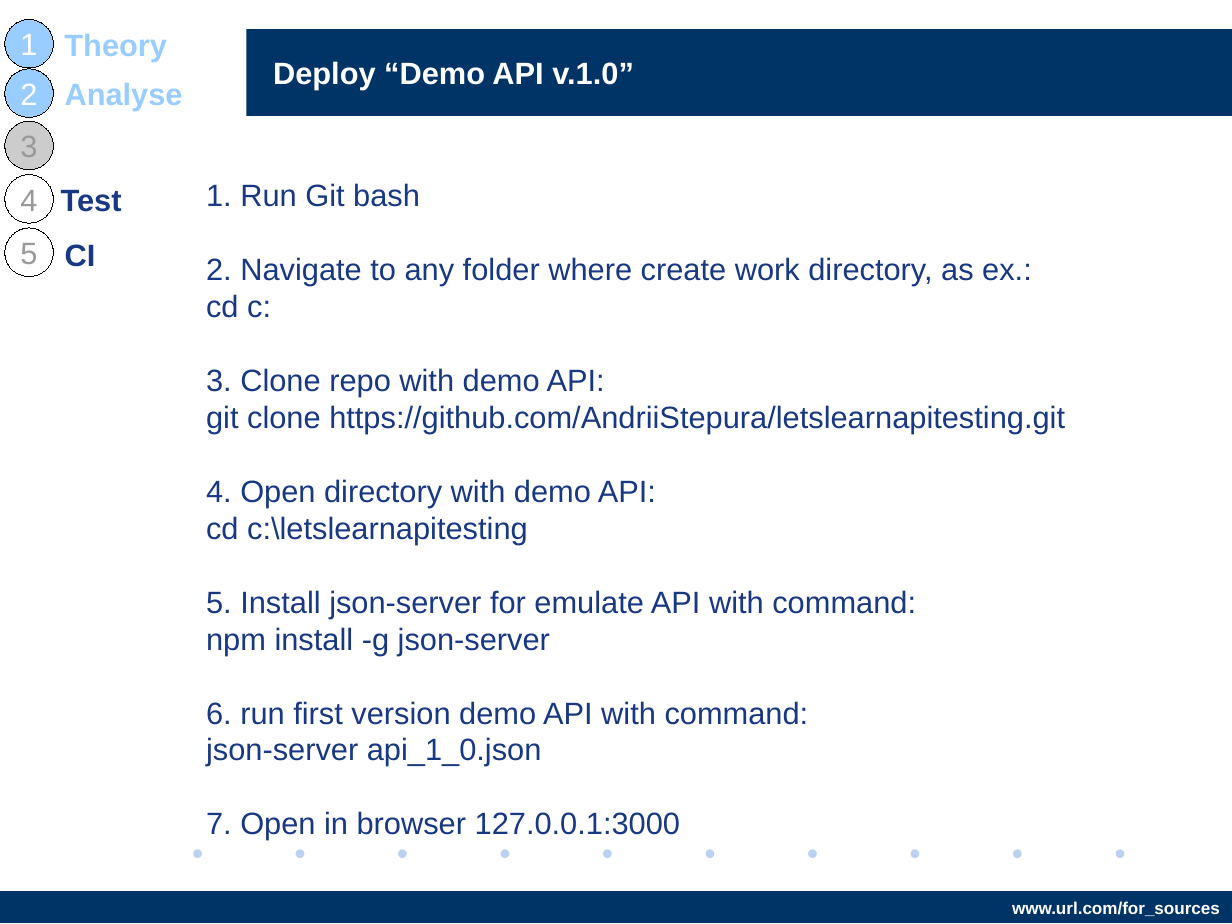
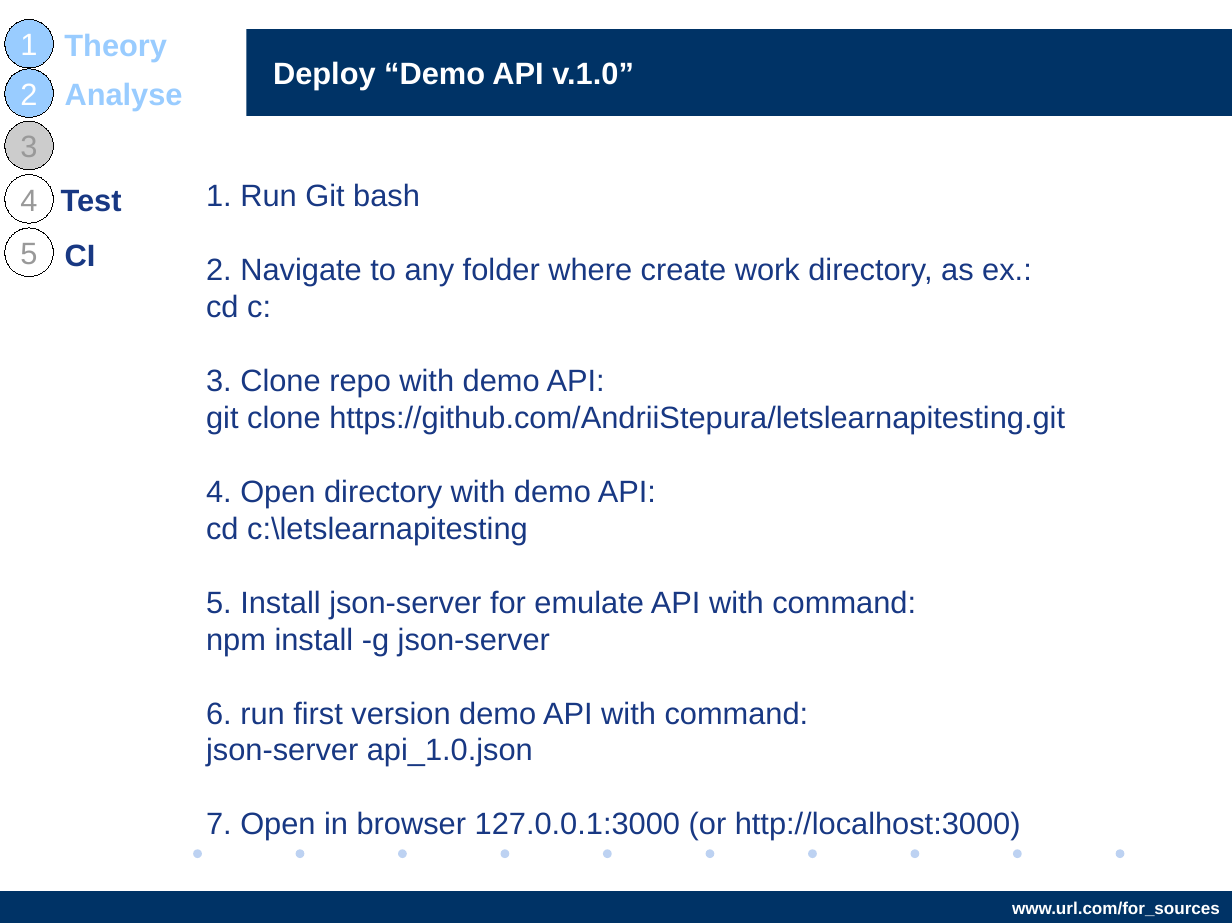
Before and after one commit to AndriiStepura/letslearnapitesting, a slide deck: slide 12 of StartTestingApiWithPostman.odp. Drawn at 1232x924 pixels with LibreOffice and Linux fonts; fonts in the diff are those of the drawing; background and template pictures are left out. Boxes give left, top, right and bottom in pixels: in the first picture for what was removed or moved away, otherwise in the second. Text is boxed around its words. In the diff, an @@ line names an element or a change of style, - is before the commit and + after.

Commit message:
Update presentation and demo API

```diff
--- a/StartTestingApiWithPostman.odp
+++ b/StartTestingApiWithPostman.odp
@@ text at [206, 701, 1021, 840]: text changed @@
-6. run first version demo API with command:
-json-server api_1_0.json
-7. Open in browser 127.0.0.1:3000
+6. run first version demo API with command:
+json-server api_1.0.json
+7. Open in browser 127.0.0.1:3000 (or http://localhost:3000)
```
Also in this commit, not shown: 9 other slides changed, 4 slides added, 3 other files.
